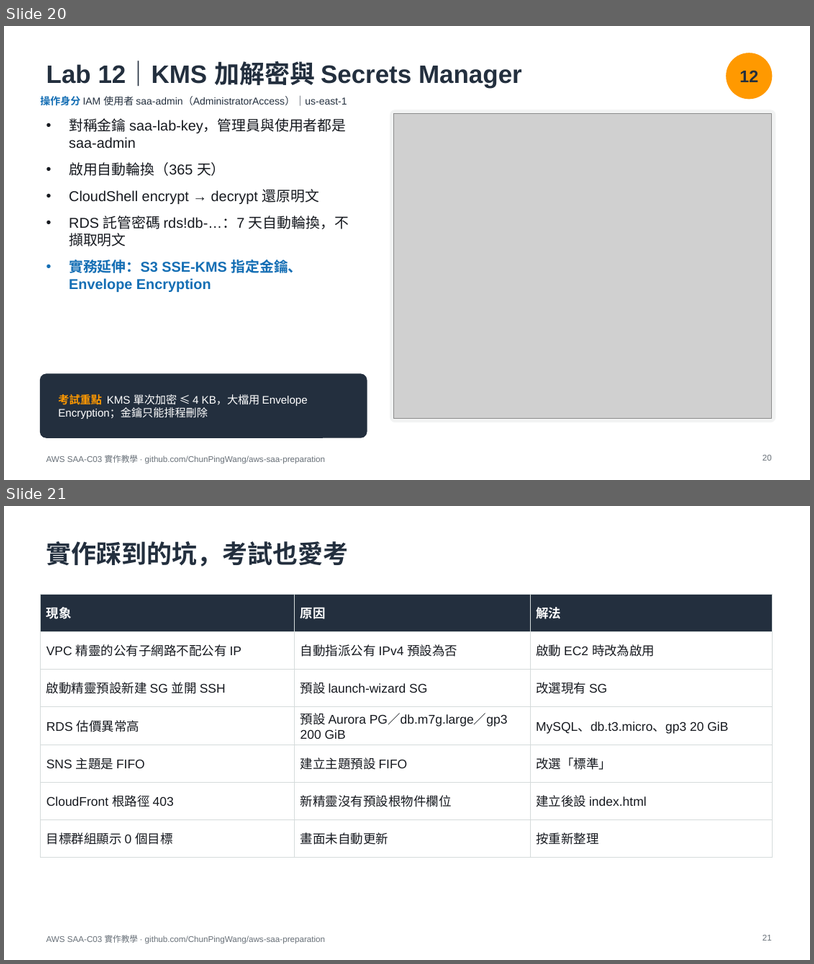
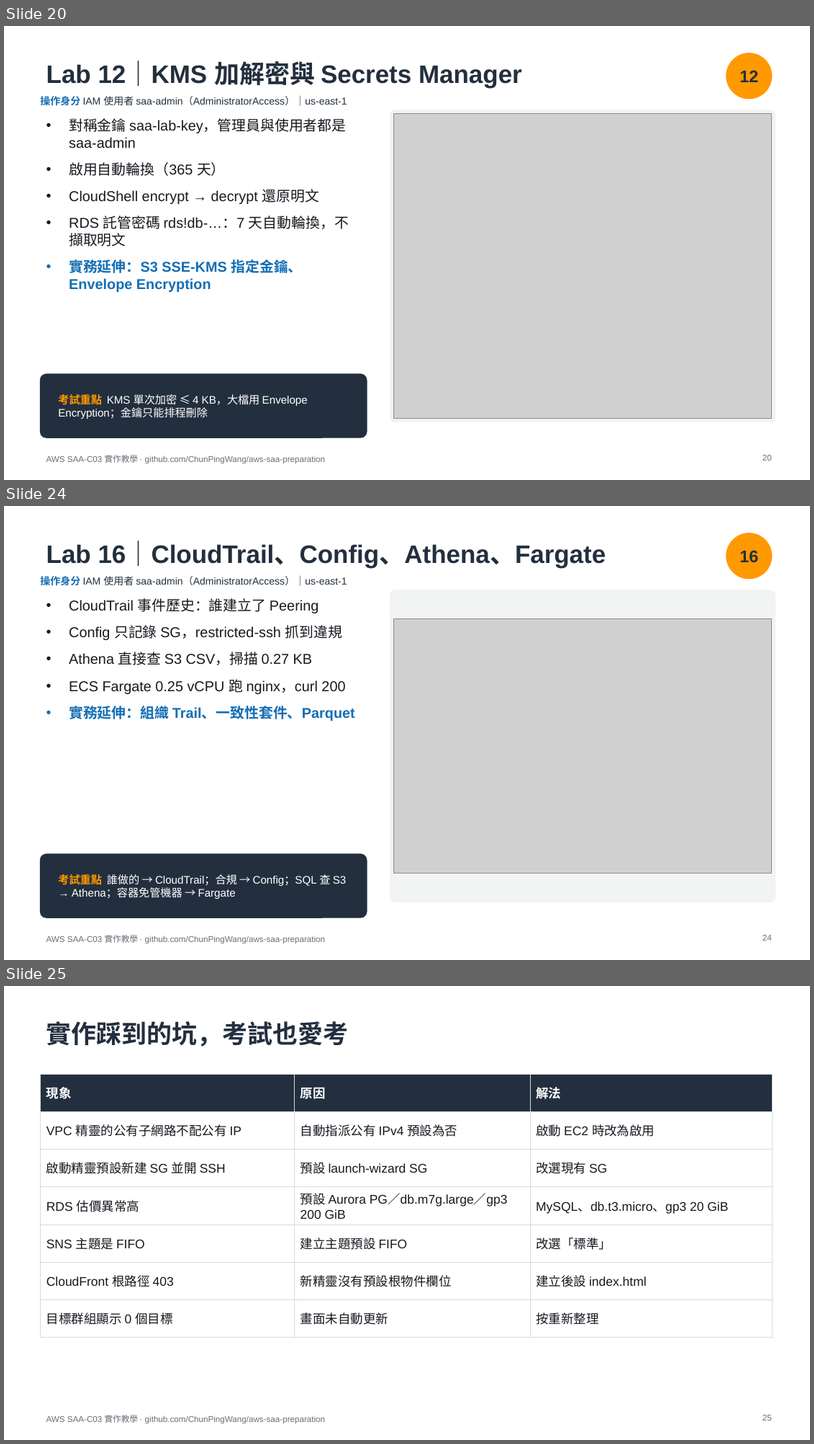
Before and after one commit to ChunPingWang/aws-saa-preparation, a slide deck: slides/aws-saa-c03-hands-on.pptx. Shown one above the other, each under a label of ours: slides 20 and 21 before the commit, slides 20, 24 and 25 after it; the slides between them are not shown. The pictures are 814x964 and 814x1444 pixels, drawn with LibreOffice and Linux fonts; fonts in the diff are those of the drawing; grey boxes stand for pictures. Boxes give left, top, right and bottom in pixels: in the first picture for what was removed or moved away, otherwise in the second. Text is boxed around its words. In the diff, an @@ line names an element or a change of style, - is before the commit and + after.

```diff
--- a/slides/aws-saa-c03-hands-on.pptx
+++ b/slides/aws-saa-c03-hands-on.pptx
@@ slide 24 added at bbox=[4, 506, 810, 960], background #FFFFFF; not listed: 1 template element that a slide beside it also shows @@
@@ title added at bbox=[46, 542, 607, 567], 30 pt, text #232F3E, bold @@
+Lab 16｜CloudTrail、Config、Athena、Fargate
@@ ellipse added at bbox=[727, 533, 772, 579], fill #FF9900, outline #FF9900 1 pt @@
@@ text added at bbox=[740, 550, 759, 562], 20 pt, text #232F3E, bold @@
+16
@@ text added at bbox=[40, 576, 347, 586], 12 pt, text #232F3E @@
+操作身分 IAM 使用者 saa-admin（AdministratorAccess）｜us-east-1
@@ rounded rectangle added at bbox=[391, 590, 776, 901], fill #F2F3F3, outline #F2F3F3 1 pt @@
@@ text added at bbox=[69, 598, 355, 721], 17 pt, text #16191F @@
+• CloudTrail 事件歷史：誰建立了 Peering
+• Config 只記錄 SG，restricted-ssh 抓到違規
+• Athena 直接查 S3 CSV，掃描 0.27 KB
+• ECS Fargate 0.25 vCPU 跑 nginx，curl 200
+• 實務延伸：組織 Trail、一致性套件、Parquet
@@ picture added at bbox=[394, 618, 772, 873] @@
@@ rounded rectangle added at bbox=[40, 854, 367, 917], fill #232F3E, outline #232F3E 1 pt @@
@@ text added at bbox=[58, 874, 347, 898], 13 pt, text #FFFFFF @@
+考試重點 誰做的 → CloudTrail；合規 → Config；SQL 查 S3 → Athena；容器免管機器 → Fargate
@@ page number added at bbox=[763, 934, 772, 940], 10 pt, text #687078 @@
+24
@@ what was slide 21 is now slide 25 @@
@@ page number at bbox=[763, 1414, 772, 1420]: text changed @@
-21
+25
```
Also in this commit, not shown: 4 slides changed, 4 other slides added.
